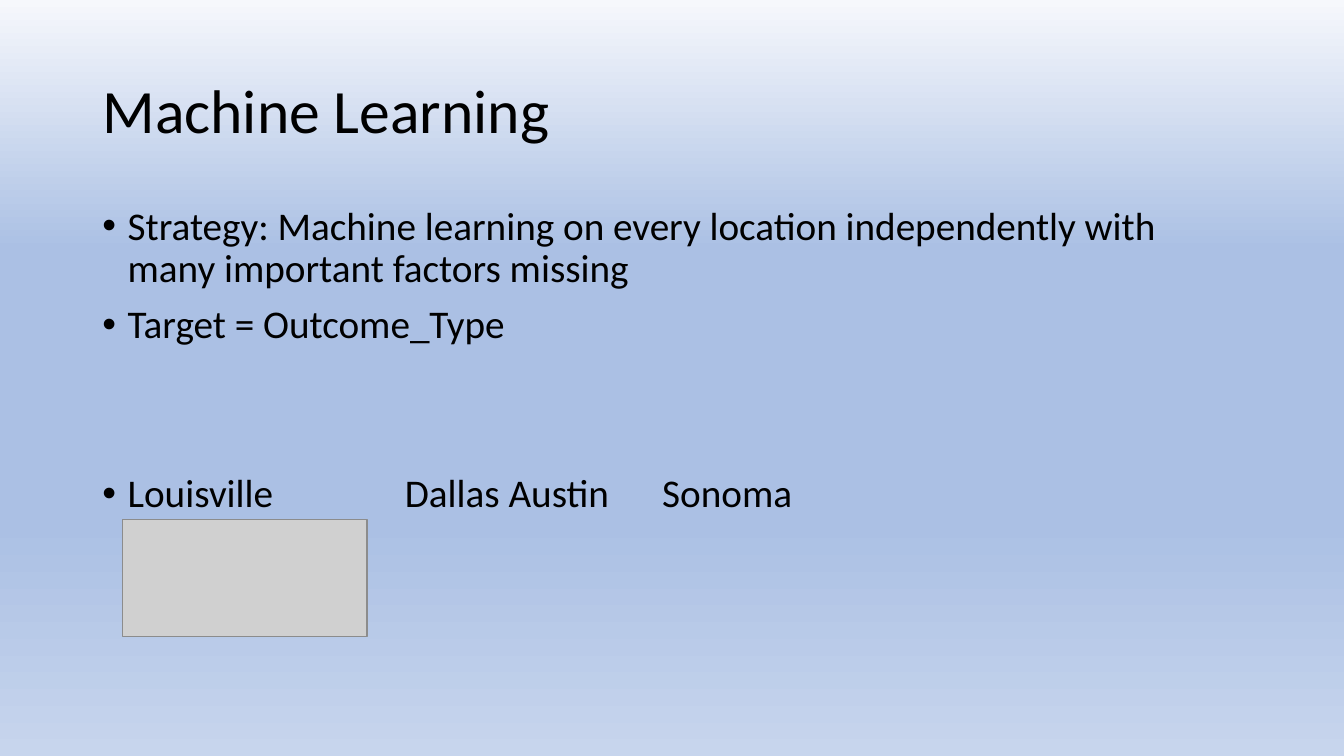
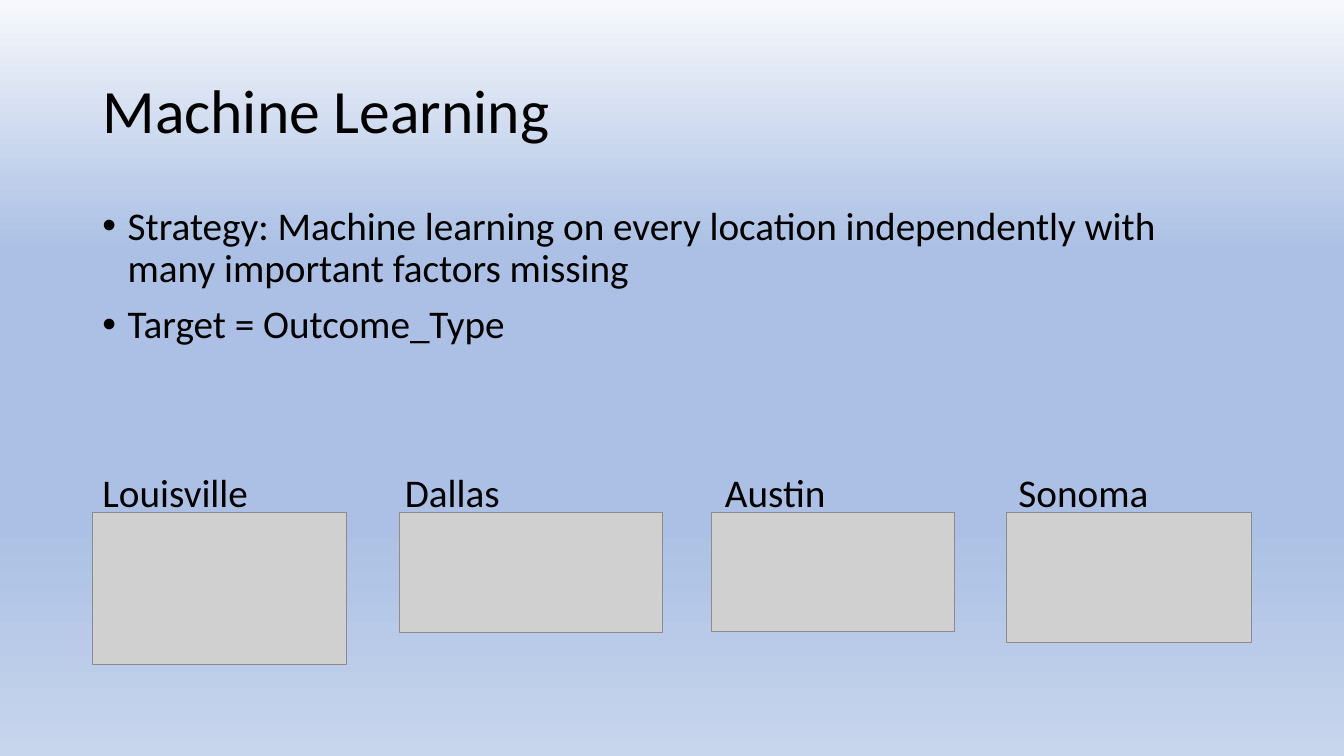
Before and after one commit to activerabbit/Springboard, a slide deck: slide 23 of Project/Presentation.pptx. Drawn at 1344x756 pixels with LibreOffice and Linux fonts; fonts in the diff are those of the drawing; grey boxes stand for pictures. Boxes give left, top, right and bottom in pixels: in the first picture for what was removed or moved away, otherwise in the second. Text is boxed around its words. In the diff, an @@ line names an element or a change of style, - is before the commit and + after.

```diff
--- a/Project/Presentation.pptx
+++ b/Project/Presentation.pptx
@@ text at box(102, 479, 1148, 513): bullet • to none @@
@@ picture: place and size @@
-picture at box(122, 520, 367, 637)
+picture at box(93, 513, 347, 665)
@@ picture added at box(399, 513, 662, 633) @@
@@ picture added at box(712, 513, 955, 632) @@
@@ picture added at box(1007, 513, 1252, 643) @@
```
Also in this commit, not shown: 1 other slide changed, 3 slides added.
